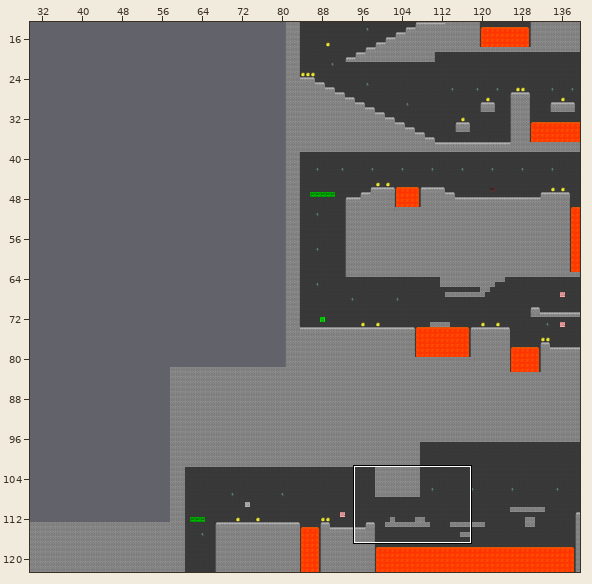
Tiled map, stored at Project2/assets/data/Level1/Level1.tmx. The first picture is a wide view before the edit; the outline marks the close-up.
Close-up. Before the edit:
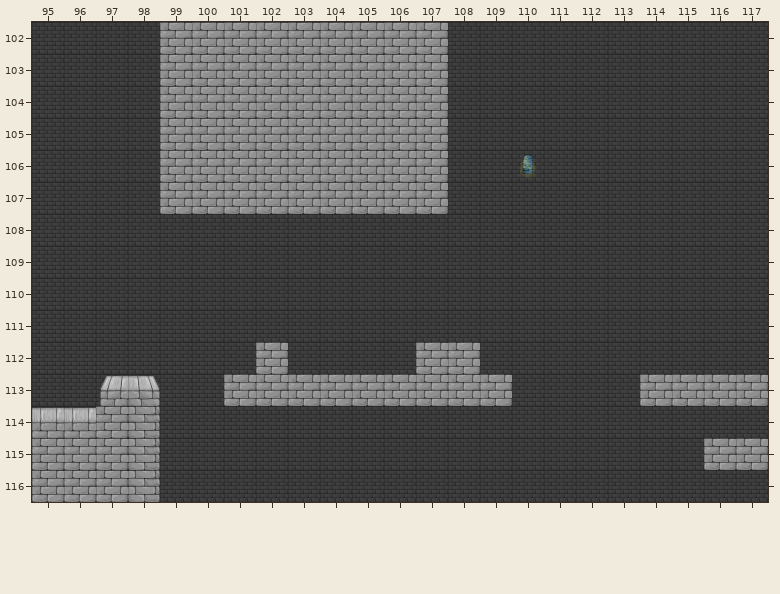
Cells are 64x64 px. Shown: x 95..117, y 102..116. The commit also changed other parts of the map, which this record leaves out.
New version:
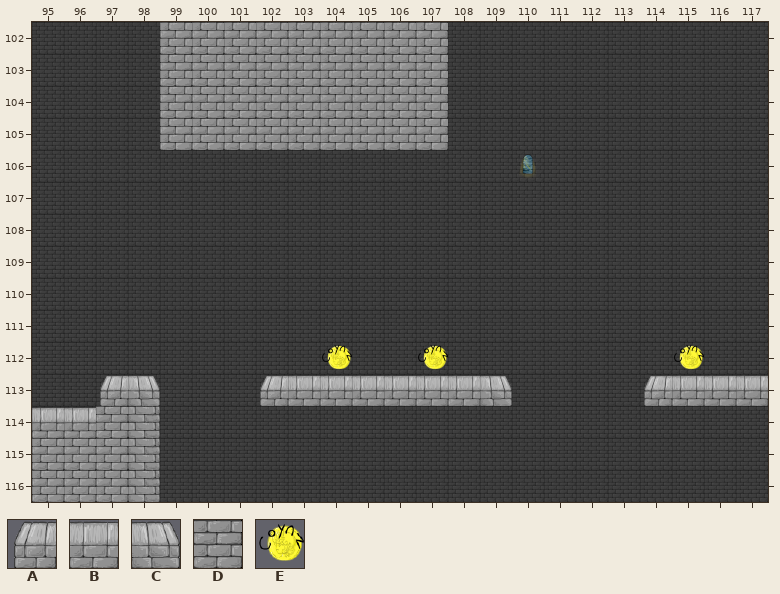
Key: from "tiles1": A 2, B 3, C 4, D 18, E 65.
_ is an empty cell, . an unchanged one.
What changed:
--- layer "Walls"
@@ x 99..107 @@
-106 DDDDDDDDD
-107 DDDDDDDDD
+106 _________
+107 _________
@@ x 101..117 @@
-112 .D....DD.........
-113 DDDDDDDDD....DDDD
+112 ._....__.........
+113 _ABBBBBBC....ABBB
@@ x 116..117 @@
-115 DD
+115 __
--- layer "Coins"
@@ x 104..115 @@
-112 _.._......._
+112 E..E.......E
Pixel boxes of the changes (left, top, right, bottom) in both close-ups:
removed: (160, 150, 448, 214)
changed: (224, 342, 512, 406)
changed: (640, 345, 768, 406)
removed: (704, 438, 768, 470)
